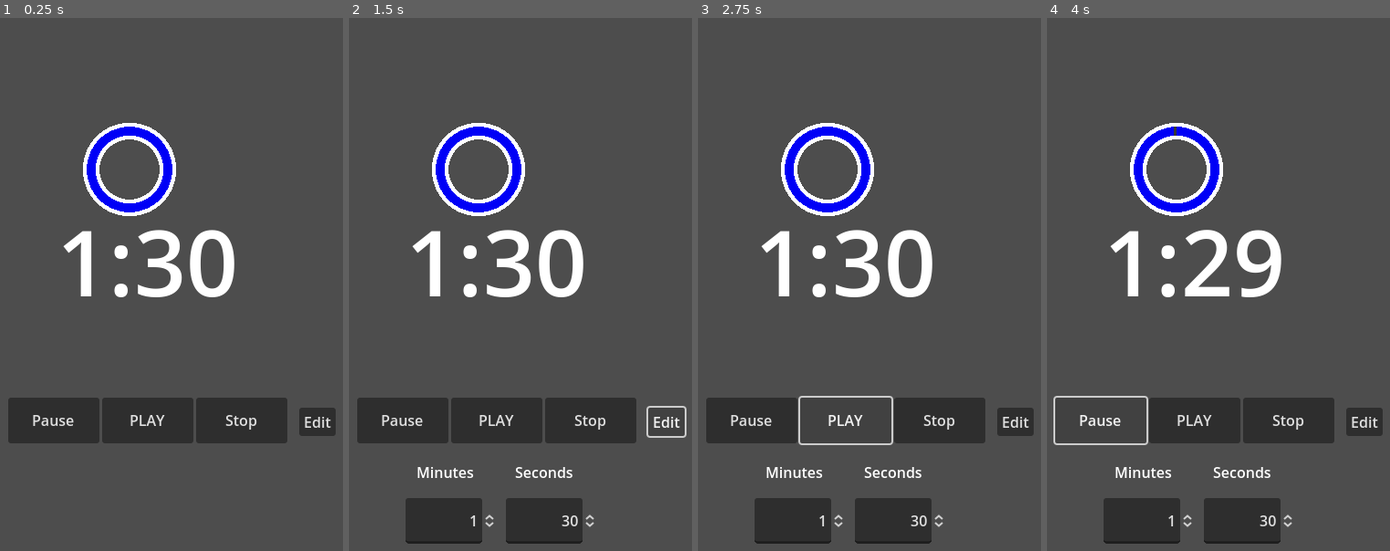
Above: before the commit, frames 1-4 (left to right).
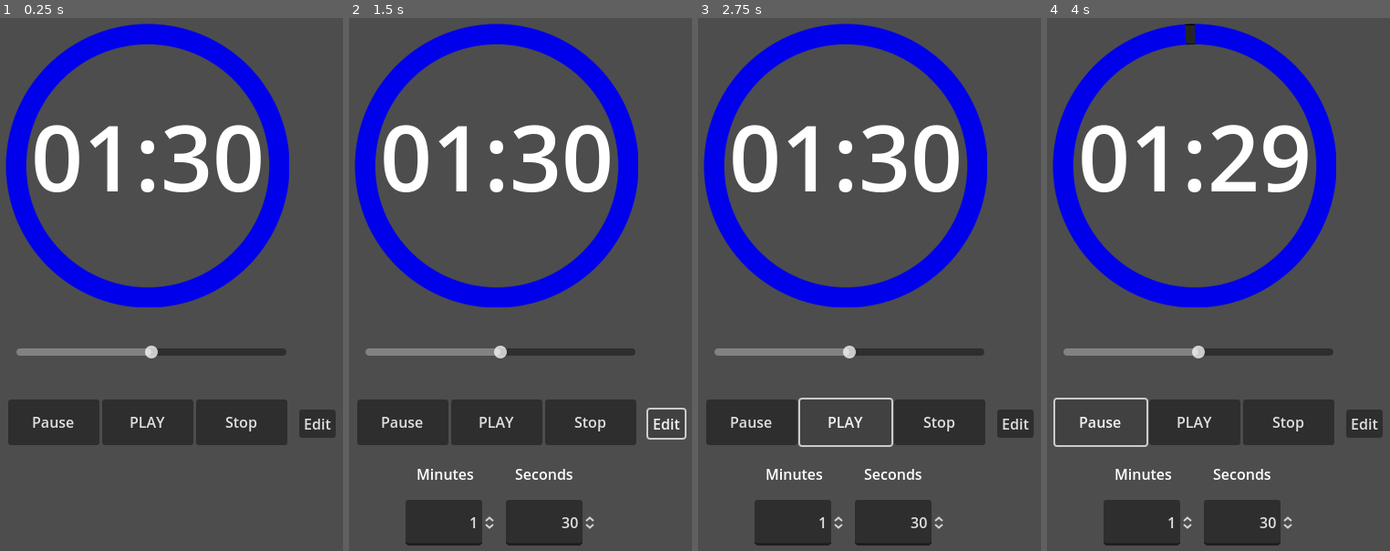
Above: after the commit, the same moments.

Repository: JKuijperM/MusicTimer
Game: Godot game, scene res://Scenes/TimerHUD.tscn
Same seed, same stepped clock (60 frames per second), same inputs: the game is played once before the commit and once after it.
Inputs:
- Up to frame 1 (0.25 s): no input
- Up to frame 2 (1.5 s): click "Stop" at 0.5 s; click "Edit" at 1.25 s
- Up to frame 3 (2.75 s): click "PLAY" at 2 s
- Up to frame 4 (4 s): click "PLAY" at 2.75 s; click "Pause" at 3.5 s

The runs differ from the first frame. In frame 1, 18% of the frame differs, in the area x 1-98%, y 1-81%; in frame 2, 19%; in frame 3, 19%, in the area x 1-98%, y 1-99%; in frame 4, 19%.

Commit message:
Modified the progress bar functionality. In the previous version, works with images/textures, now is by a shader

Diff:
--- a/Scenes/TimerHUD.tscn
+++ b/Scenes/TimerHUD.tscn
@@ -18,12 +18,12 @@
 anchor_right = 0.5
 anchor_bottom = 0.5
 offset_left = -240.0
-offset_top = -68.5
+offset_top = -183.0
 offset_right = 240.0
-offset_bottom = 68.5
+offset_bottom = -46.0
 grow_horizontal = 2
 grow_vertical = 2
-text = "x:x"
+text = "xx:xx"
 label_settings = SubResource("LabelSettings_gikwe")
 horizontal_alignment = 1
 vertical_alignment = 1
@@ -35,9 +35,9 @@
 anchor_right = 0.5
 anchor_bottom = 1.0
 offset_left = -50.0
-offset_top = -210.0
+offset_top = -208.0
 offset_right = 50.0
-offset_bottom = -160.0
+offset_bottom = -158.0
 grow_horizontal = 2
 grow_vertical = 0
 size_flags_vertical = 6
@@ -50,9 +50,9 @@
 anchor_right = 0.5
 anchor_bottom = 1.0
 offset_left = -153.5
-offset_top = -210.0
+offset_top = -208.0
 offset_right = -53.5
-offset_bottom = -160.0
+offset_bottom = -158.0
 grow_horizontal = 2
 grow_vertical = 0
 text = "Pause
@@ -65,9 +65,9 @@
 anchor_right = 0.5
 anchor_bottom = 1.0
 offset_left = 52.98
-offset_top = -210.0
+offset_top = -208.0
 offset_right = 152.98
-offset_bottom = -160.0
+offset_bottom = -158.0
 grow_horizontal = 2
 grow_vertical = 0
 text = "Stop
@@ -80,54 +80,51 @@
 anchor_right = 0.5
 anchor_bottom = 1.0
 offset_left = 166.0
-offset_top = -199.0
+offset_top = -197.0
 offset_right = 206.0
-offset_bottom = -168.0
+offset_bottom = -166.0
 grow_horizontal = 2
 grow_vertical = 0
 size_flags_vertical = 6
 text = "Edit"
 
 [node name="MinutesLabel" type="Label" parent="."]
-visible = false
 anchors_preset = 7
 anchor_left = 0.5
 anchor_top = 1.0
 anchor_right = 0.5
 anchor_bottom = 1.0
-offset_left = -77.0
-offset_top = -140.0
-offset_right = -37.0
-offset_bottom = -117.0
+offset_left = -88.5
+offset_top = -138.0
+offset_right = -25.5
+offset_bottom = -115.0
 grow_horizontal = 2
 grow_vertical = 0
 text = "Minutes"
 
 [node name="SecondsLabel" type="Label" parent="."]
-visible = false
 anchors_preset = 7
 anchor_left = 0.5
 anchor_top = 1.0
 anchor_right = 0.5
 anchor_bottom = 1.0
-offset_left = 32.0
-offset_top = -140.0
-offset_right = 72.0
-offset_bottom = -117.0
+offset_left = 20.0
+offset_top = -138.0
+offset_right = 84.0
+offset_bottom = -115.0
 grow_horizontal = 2
 grow_vertical = 0
 text = "Seconds"
 
 [node name="SpinBoxMinutes" type="SpinBox" parent="."]
-visible = false
 anchors_preset = 7
 anchor_left = 0.5
 anchor_top = 1.0
 anchor_right = 0.5
 anchor_bottom = 1.0
 offset_left = -100.0
-offset_top = -100.0
-offset_bottom = -50.0
+offset_top = -98.0
+offset_bottom = -48.0
 grow_horizontal = 2
 grow_vertical = 0
 max_value = 60.0
@@ -135,16 +132,15 @@
 editable = false
 
 [node name="SpinBoxSeconds" type="SpinBox" parent="."]
-visible = false
 anchors_preset = 7
 anchor_left = 0.5
 anchor_top = 1.0
 anchor_right = 0.5
 anchor_bottom = 1.0
 offset_left = 10.0
-offset_top = -100.0
+offset_top = -98.0
 offset_right = 110.0
-offset_bottom = -50.0
+offset_bottom = -48.0
 grow_horizontal = 2
 grow_vertical = 0
 max_value = 59.0
@@ -157,12 +153,27 @@
 anchor_top = 0.5
 anchor_right = 0.5
 anchor_bottom = 0.5
-offset_left = -20.0
-offset_top = -100.0
-offset_right = 20.0
-offset_bottom = -60.0
+offset_left = 1.52588e-05
+offset_top = -104.0
+offset_right = 1.52588e-05
+offset_bottom = -104.0
 grow_horizontal = 2
 grow_vertical = 2
+size_flags_vertical = 4
+
+[node name="VolumeSlider" type="HSlider" parent="."]
+anchors_preset = 8
+anchor_left = 0.5
+anchor_top = 0.5
+anchor_right = 0.5
+anchor_bottom = 0.5
+offset_left = -144.0
+offset_top = 90.0
+offset_right = 152.0
+offset_bottom = 110.0
+grow_horizontal = 2
+grow_vertical = 2
+value = 50.0
 
 [connection signal="timeout" from="Timer" to="." method="_on_timer_timeout"]
 [connection signal="pressed" from="PlayButton" to="." method="_on_play_button_pressed"]
--- a/Scenes/circular_progress_bar.tscn
+++ b/Scenes/circular_progress_bar.tscn
@@ -1,25 +1,49 @@
-[gd_scene load_steps=4 format=3 uid="uid://cxho0ur4g4r2c"]
+[gd_scene load_steps=8 format=3 uid="uid://cxho0ur4g4r2c"]
 
-[ext_resource type="Texture2D" uid="uid://c2bey6otu2m8m" path="res://Assets/flair_circle_red_0.png" id="1_uwsh4"]
 [ext_resource type="Script" path="res://Scripts/circular_progress_bar.gd" id="2_c3xrc"]
-[ext_resource type="Texture2D" uid="uid://rxgucw2h8hhv" path="res://Assets/flair_circle_border.png" id="3_o171a"]
+[ext_resource type="Shader" path="res://Scripts/Shaders/circular_progress_bar.gdshader" id="4_8eawh"]
+
+[sub_resource type="Gradient" id="Gradient_0ph84"]
+offsets = PackedFloat32Array(1)
+colors = PackedColorArray(0, 0, 0, 0.521569)
+
+[sub_resource type="GradientTexture1D" id="GradientTexture1D_fwgo2"]
+gradient = SubResource("Gradient_0ph84")
+
+[sub_resource type="Gradient" id="Gradient_0ugux"]
+offsets = PackedFloat32Array(1)
+colors = PackedColorArray(0, 0, 0.921569, 1)
+
+[sub_resource type="GradientTexture1D" id="GradientTexture1D_kdn2m"]
+gradient = SubResource("Gradient_0ugux")
+
+[sub_resource type="ShaderMaterial" id="ShaderMaterial_ht6os"]
+shader = ExtResource("4_8eawh")
+shader_parameter/value = 25.0
+shader_parameter/thickness = 15.0
+shader_parameter/offset = null
+shader_parameter/smoothing = 5.0
+shader_parameter/fg = SubResource("GradientTexture1D_kdn2m")
+shader_parameter/bg = SubResource("GradientTexture1D_fwgo2")
 
 [node name="CircularProgressBar" type="Control"]
 layout_mode = 3
 anchors_preset = 0
-offset_right = 40.0
-offset_bottom = 40.0
+offset_left = -15.0
+offset_top = -15.0
+offset_right = 15.0
+offset_bottom = 15.0
 script = ExtResource("2_c3xrc")
 
-[node name="TextureProgressBar" type="TextureProgressBar" parent="."]
-offset_left = -64.0
-offset_top = -64.0
-offset_right = 64.0
-offset_bottom = 64.0
-value = 33.0
-fill_mode = 4
-texture_under = ExtResource("1_uwsh4")
-texture_over = ExtResource("3_o171a")
-texture_progress = ExtResource("1_uwsh4")
-tint_under = Color(0, 0, 0, 0.278431)
-tint_progress = Color(0, 0, 0.964706, 1)
+[node name="Panel" type="Panel" parent="."]
+material = SubResource("ShaderMaterial_ht6os")
+layout_mode = 1
+anchors_preset = -1
+anchor_left = 0.5
+anchor_top = 0.5
+anchor_right = 0.5
+anchor_bottom = 0.5
+offset_left = -155.0
+offset_top = -155.0
+offset_right = 155.0
+offset_bottom = 155.0
--- /dev/null
+++ b/Scripts/Shaders/circular_progress_bar.gdshader
@@ -0,0 +1,34 @@
+shader_type canvas_item;
+
+uniform float value: hint_range(0, 100); // %
+uniform float thickness: hint_range(0, 100) = 30.; // % thickness
+uniform sampler2D fg: source_color;
+uniform sampler2D bg: hint_default_black ;
+uniform float offset: hint_range(0, 100); // %
+uniform float smoothing: hint_range(0, 100) = 5.;
+
+void fragment() {
+	vec2 point = UV - vec2(0.5);
+	//float PI = 3.14159265358979323846;
+	float ang = (1. - atan(point.x, point.y) / PI) * 50. - offset;
+	if (ang < 0.)
+		ang += 100.;
+	float s = smoothing / 1000.;
+	float k = PI / 2. / s;
+	float r1 = .5 - thickness / 200.;
+	float r2 = .5;
+	float r = length(point);
+	float uy = (r2 - r) / (r2 - r1);
+	if (r > r2 || r < r1)
+		COLOR.a = 0.;
+	else {
+		if (ang <= value)
+			COLOR = texture(fg, vec2(ang / 100., uy));
+		else
+			COLOR = texture(bg, vec2(ang / 100., uy));
+		if ((r2 - r) < s)
+			COLOR.a = sin((r2 - r) * k);
+		if ((r - r1) < s)
+			COLOR.a = sin((r - r1) * k);
+	}
+}
--- a/Scripts/TimerHUD.gd
+++ b/Scripts/TimerHUD.gd
@@ -3,7 +3,8 @@
 @export var default_minutes = 1
 var seconds
 var minutes
-var total_seconds
+var max_seconds
+var current_seconds
 var timer_is_playing = false
 signal play_timer
 
@@ -17,10 +18,17 @@
 	$SpinBoxMinutes.value = default_minutes
 	$SpinBoxSeconds.get_line_edit().context_menu_enabled = false
 	$SpinBoxSeconds.value = default_seconds
+	$SpinBoxMinutes.visible = false
+	$SpinBoxSeconds.visible = false
+	$MinutesLabel.visible = false
+	$SecondsLabel.visible = false
+
 	# Calculate the total seconds
-	total_seconds = default_minutes * 60 + default_seconds
-	$CircularProgressBar.set_max_value(total_seconds)
-	$CircularProgressBar.set_value(total_seconds)
+	max_seconds = default_minutes * 60 + default_seconds
+	current_seconds = max_seconds
+	#$CircularProgressBar.set_max_value(current_seconds)
+	$CircularProgressBar.set_value(calculate_equivalent_progress(current_seconds))
+
 
 
 
@@ -33,11 +41,14 @@
 	seconds = default_seconds
 	minutes = default_minutes
 	# Calculate the total seconds
-	total_seconds = default_minutes * 60 + default_seconds
+	max_seconds = default_minutes * 60 + default_seconds
+	current_seconds = max_seconds
 
 func reset_remaining_time_label():
 	## Resets the value of the label
-	$RemainingTime.text = str(default_minutes) + ":" + str(default_seconds)
+	var minutes_str = str(default_minutes) if default_minutes >= 10 else "0" + str(default_minutes)
+	var seconds_str = str(default_seconds) if default_seconds >= 10 else "0" + str(default_seconds)
+	$RemainingTime.text = minutes_str + ":" + seconds_str
 
 func stop_timer():
 	## Stops the timer, sets as 'false' the timer_is_playing flag and also
@@ -45,6 +56,10 @@
 	timer_is_playing = false
 	$Timer.paused = false
 	$Timer.stop()
+	$CircularProgressBar.set_value(calculate_equivalent_progress(max_seconds))
+
+func calculate_equivalent_progress(value):
+	return (value * 100) / max_seconds
 
 func _on_play_button_pressed():
 
@@ -61,10 +76,16 @@
 		if minutes > 0:
 			minutes -= 1
 			seconds == 60
-	seconds -= 1
-	total_seconds -= 1
-	$RemainingTime.text = str(minutes) + ":" + str(seconds)
-	$CircularProgressBar.set_value(total_seconds)
+		else:
+			$Timer.stop()
+	elif seconds > 0:
+		seconds -= 1
+	current_seconds -= 1
+
+	var minutes_str = str(minutes) if minutes >= 10 else "0" + str(minutes)
+	var seconds_str = str(seconds) if seconds >= 10 else "0" + str(seconds)
+	$RemainingTime.text = minutes_str + ":" + seconds_str
+	$CircularProgressBar.set_value(calculate_equivalent_progress(current_seconds))
 
 
 func _on_pause_button_pressed():
--- a/Scripts/circular_progress_bar.gd
+++ b/Scripts/circular_progress_bar.gd
@@ -5,16 +5,9 @@
 func _ready():
 	pass
 
-
 # Called every frame. 'delta' is the elapsed time since the previous frame.
 func _process(delta):
 	pass
 
 func set_value(value):
-	$TextureProgressBar.value = value
-
-func set_min_value(value):
-	$TextureProgressBar.min_value = value
-
-func set_max_value(value):
-	$TextureProgressBar.max_value = value
+	$Panel.material.set_shader_parameter("value", value)
--- a/project.godot
+++ b/project.godot
@@ -28,6 +28,14 @@
 
 enabled=PackedStringArray("res://addons/kanban_tasks/plugin.cfg")
 
+[file_customization]
+
+folder_colors={
+"res://Assets/": "purple",
+"res://Scenes/": "blue",
+"res://Scripts/": "green"
+}
+
 [rendering]
 
 renderer/rendering_method="gl_compatibility"
Binary file removed: Assets/flair_circle_border.png
Not shown, removed: Assets/flair_circle_border.png.import
Binary file removed: Assets/flair_circle_red_0.png
Not shown, removed: Assets/flair_circle_red_0.png.import
